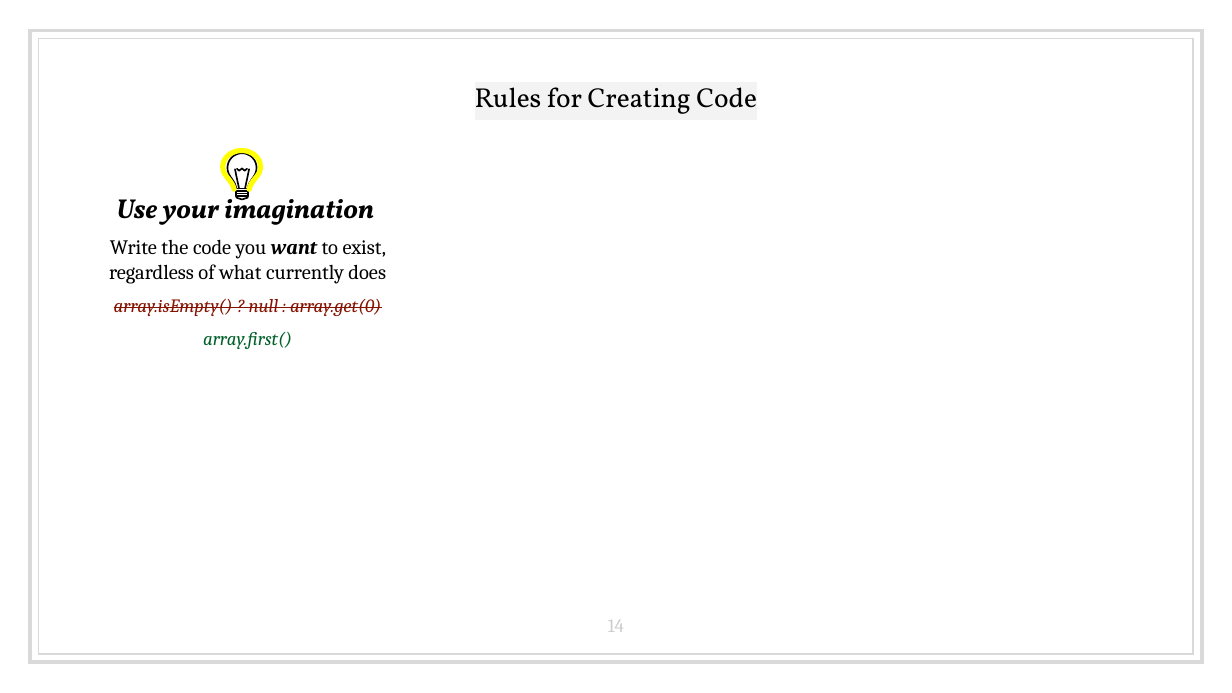
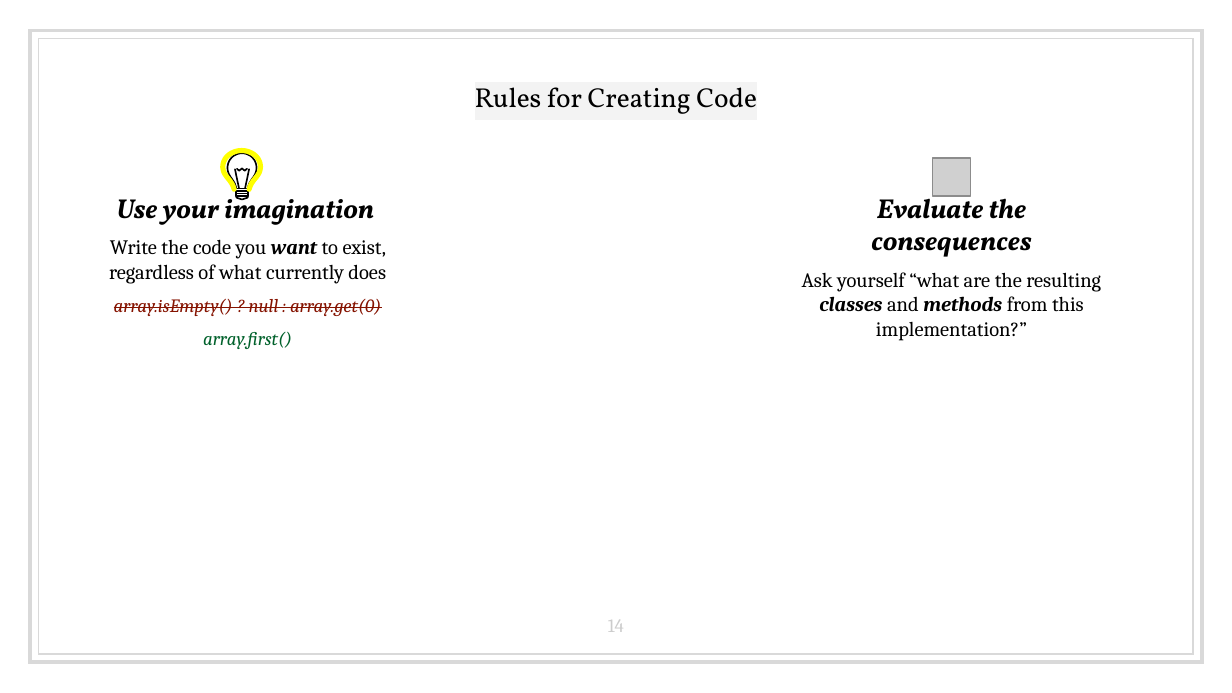
Before and after one commit to isidore/TestDrivenDevelopmentClass.Slides, a slide deck: slide 14 of TDD Microskills week 2.pptx. Drawn at 1232x693 pixels with LibreOffice and Linux fonts; fonts in the diff are those of the drawing; grey boxes stand for pictures. Boxes give left, top, right and bottom in pixels: in the first picture for what was removed or moved away, otherwise in the second. Text is boxed around its words. In the diff, an @@ line names an element or a change of style, - is before the commit and + after.

```diff
--- a/TDD Microskills week 2.pptx
+++ b/TDD Microskills week 2.pptx
@@ picture added at (933,158,971,196) @@
@@ text added at (802,192,1101,341), 12 pt, text #000000 @@
+Evaluate the consequences
+Ask yourself “what are the resulting classes and methods from this implementation?”
```
Also in this commit, not shown: 1 other slide changed, 1 other file.
